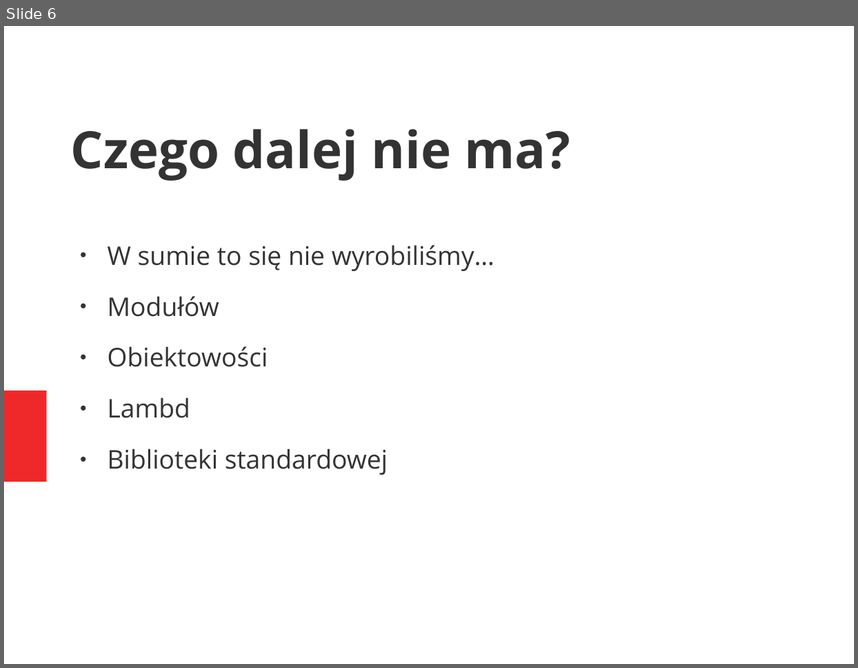
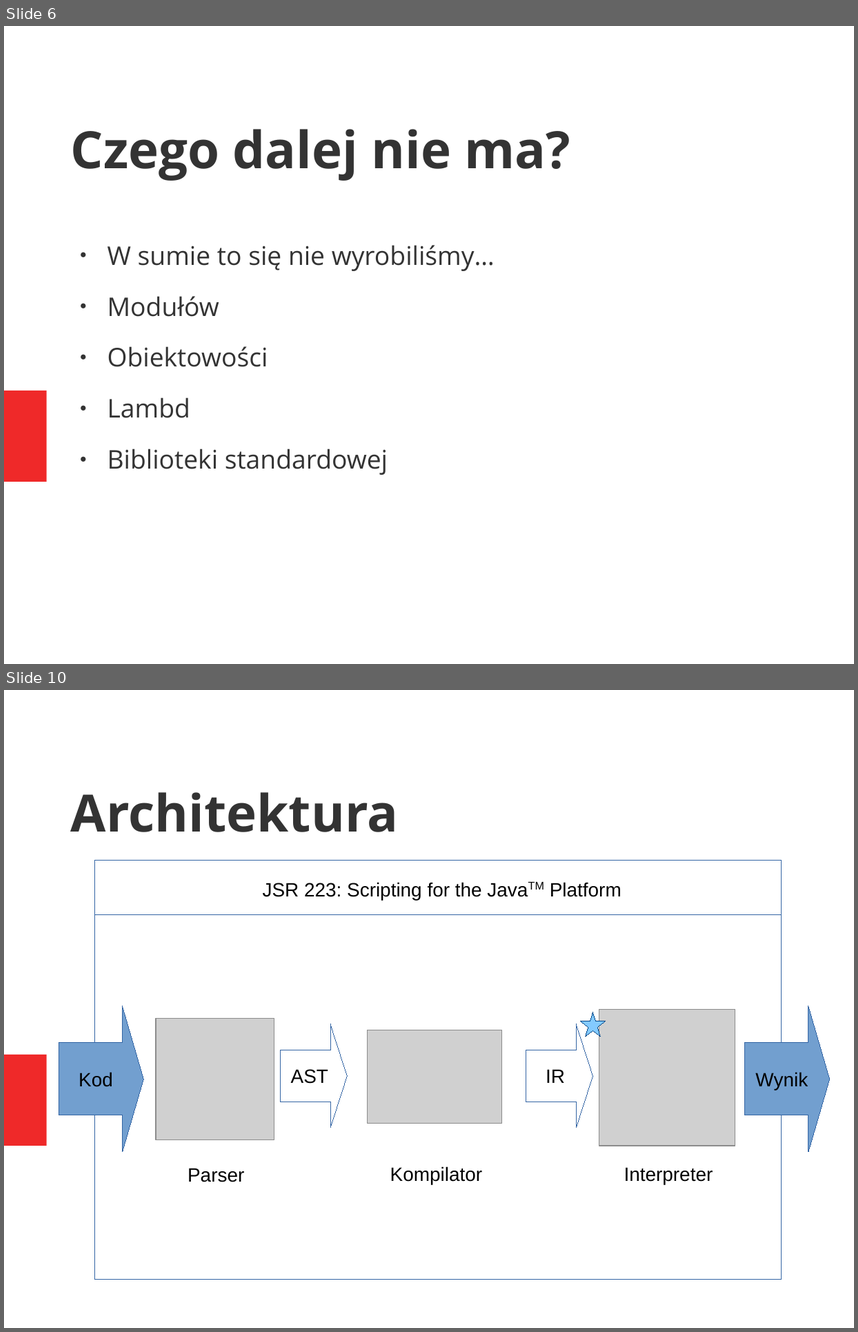
Before and after one commit to mkaput/scalanus, a slide deck: doc/slides_pl.odp. Shown one above the other, each under a label of ours: slide 6 before the commit, slides 6 and 10 after it; the slides between them are not shown. The pictures are 858x668 and 858x1332 pixels, drawn with LibreOffice and Linux fonts; fonts in the diff are those of the drawing; grey boxes stand for pictures. Boxes give left, top, right and bottom in pixels: in the first picture for what was removed or moved away, otherwise in the second. Text is boxed around its words. In the diff, an @@ line names an element or a change of style, - is before the commit and + after.

```diff
--- a/doc/slides_pl.odp
+++ b/doc/slides_pl.odp
@@ slide 10 added at <box>4,690,854,1328</box>, background #FFFFFF; not listed: 1 template element that a slide beside it also shows @@
@@ title added at <box>71,792,399,832</box>, 48 pt, text #333333, bold @@
+Architektura
@@ rectangle added at <box>95,860,782,1279</box>, outline #3465A4 0 pt @@
@@ text added at <box>263,882,622,900</box>, 18 pt, text #000000 @@
+JSR 223: Scripting for the JavaTM Platform
@@ line added from (95, 914) to (782, 914), #3465A4 0 pt @@
@@ right arrow added at <box>59,1005,143,1152</box>, fill #729FCF, outline #3465A4 0 pt, 18 pt, text #000000 @@
+Kod
@@ picture added at <box>156,1018,274,1139</box> @@
@@ star added at <box>581,1012,605,1036</box>, fill #83CAFF, outline #004586 0 pt @@
@@ picture added at <box>599,1009,736,1146</box> @@
@@ right arrow added at <box>745,1005,830,1152</box>, fill #729FCF, outline #3465A4 0 pt, 18 pt, text #000000 @@
+Wynik
@@ right arrow added at <box>280,1024,347,1127</box>, outline #3465A4 0 pt, 18 pt, text #000000 @@
+AST
@@ picture added at <box>368,1030,501,1123</box> @@
@@ right arrow added at <box>526,1024,593,1127</box>, outline #3465A4 0 pt, 18 pt, text #000000 @@
+IR
@@ text added at <box>188,1167,244,1182</box>, 18 pt, text #000000 @@
+Parser
@@ text added at <box>390,1166,482,1184</box>, 18 pt, text #000000 @@
+Kompilator
@@ text added at <box>624,1167,713,1184</box>, 18 pt, text #000000 @@
+Interpreter
```
Also in this commit, not shown: 1 slide changed, 7 other slides added, 3 other files.
